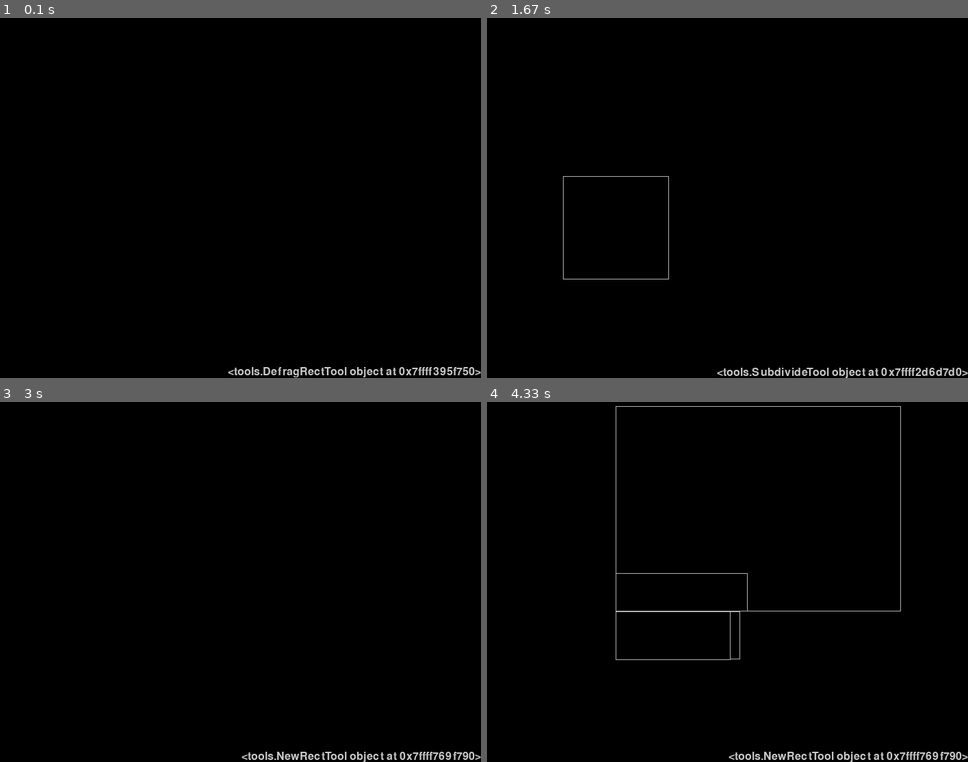
Above: before the commit, frames 1-4 (two rows, left to right).
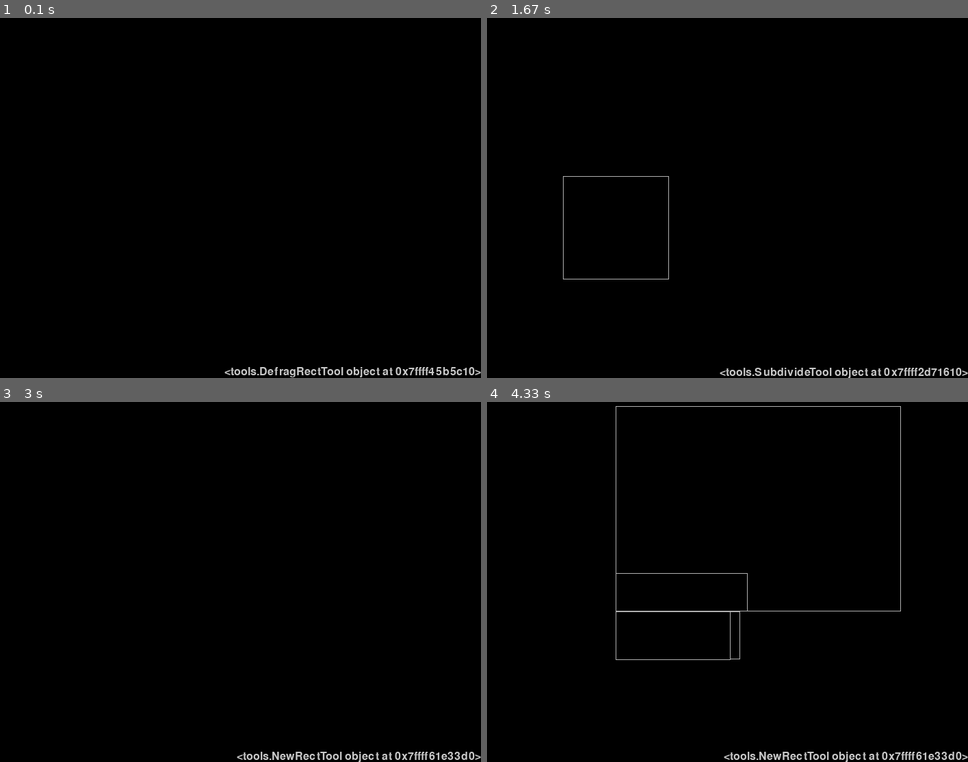
Above: after the commit, the same moments.

Repository: hitbox/scratch
Game: pygame game, started from pygame/shrinkwrap/main.py
The game is run twice, just before and just after one commit, with the same random seed, the same clock (stepped at 60 frames per second) and the same inputs.
Inputs (mouse positions are in pixels of both pictures, inside the frame that each line leads up to):
- Up to frame 1 (0.1 s): no input
- Up to frame 2 (1.67 s): press the mouse at (563, 176) at 0.37 s; move the mouse to (655, 219) at 0.47 s; release the mouse at (746, 262) at 0.6 s; tap Space at 0.67, 1.4 s; press the mouse at (563, 176) at 1.03 s; move the mouse to (616, 226) at 1.13 s; release the mouse at (669, 280) at 1.27 s; click (703, 216) at 1.42 s
- Up to frame 3 (3 s): tap Space at 1.7, 2.23, 2.57, 2.87 s; press the mouse at (129, 610) at 1.87 s; move the mouse to (240, 506) at 1.97 s; release the mouse at (outside the picture) at 2.1 s
- Up to frame 4 (4.33 s): press the mouse at (616, 610) at 3.03 s; move the mouse to (756, 510) at 3.13 s; release the mouse at (900, 405) at 3.27 s; press the mouse at (616, 610) at 3.37 s; move the mouse to (679, 636) at 3.47 s; release the mouse at (741, 657) at 3.6 s; press the mouse at (616, 610) at 3.7 s; move the mouse to (674, 636) at 3.8 s; release the mouse at (732, 661) at 3.93 s; press the mouse at (616, 610) at 4.03 s; move the mouse to (679, 592) at 4.13 s; release the mouse at (746, 574) at 4.27 s

The runs differ from the first frame. In frame 1, 0.7% of the frame differs, in the area x 46-98%, y 96-100%; in frame 2, 0.8%, in the area x 47-98%, y 97-100%; in frame 3, 0.7%; in frame 4, 0.7%.

Commit message:
pygame/polygon_wrap.py
- finally filtered lines down to the outside tracing polygon
- very messy needs work
- chatgpt to resolve connected lines into groups
- pygamelib is messy too
- added vertical rect to rect text file

Diff:
--- a/pygame/polygon_wrap.py
+++ b/pygame/polygon_wrap.py
@@ -4,12 +4,16 @@
 import random
 
 from collections import defaultdict
+from collections import deque
+from pprint import pprint
 
 import pygamelib
 
 from pygamelib import depth_first_search
 from pygamelib import make_graph
+from pygamelib import point_on_axisline
 from pygamelib import pygame
+from pygamelib import unique_paths
 
 global RANDOMIZED_COLORS
 
@@ -379,35 +383,152 @@
         pygame.display.flip()
         elapsed = clock.tick(framerate)
 
+def connected_lines(lines):
+    for line1, line2 in it.combinations(lines, 2):
+        line1_p1, line1_p2 = line1
+        line2_p1, lien2_p2 = line2
+        if line1_p1 == line2_p2:
+            # line2 --> line1
+            # line1_p1 is the end point of line2
+            yield (line2_p1, line2_p2, line1_p2)
+        if line1_p2 == line2_p1:
+            # start of line2 is the end of line1
+            # line2 --> line1
+            yield (line1_p1, line1_p2, line2_p2)
+
+def resolve_connected_lines(lines):
+    graph = {}
+    for line in lines:
+        graph[line] = []
+        for other_line in lines:
+            if line != other_line and do_intersect(line, other_line):
+                graph[line].append(other_line)
+
+    visited = set()
+    groups = []
+
+    for line in lines:
+        if line not in visited:
+            group = []
+            queue = deque([line])
+            while queue:
+                current_line = queue.popleft()
+                group.append(current_line)
+                visited.add(current_line)
+                for neighbor in graph[current_line]:
+                    if neighbor not in visited:
+                        queue.append(neighbor)
+            groups.append(group)
+
+    return groups
+
+def do_intersect(line1, line2):
+    # endpoints are connected
+    return set(line1).intersection(line2)
+
 def run(display_size, framerate, background, shapes):
     points = []
 
     for shape in shapes:
         for line in shape.lines:
             for point in line:
-                if point not in points and not any(other.contains_point(point) for other in shapes if other != shape):
+                if (
+                    point not in points
+                    and not any(
+                        other.contains_point(point)
+                        for other in shapes if other != shape
+                    )
+                ):
                     points.append(point)
 
     for shape1, shape2 in it.combinations(shapes, 2):
         for shape1_line, shape2_line in it.product(shape1.lines, shape2.lines):
             intersection = pygamelib.line_line_intersection(shape1_line, shape2_line)
             if intersection:
-                if not any(other.contains_point(intersection) for other in shapes if other != shape1 and other != shape2):
+                if (
+                    not any(
+                        other.contains_point(intersection)
+                        for other in shapes
+                        if other != shape1 and other != shape2
+                    )
+                ):
                     points.append(intersection)
-
-    from pygamelib import point_on_axisline
 
     lines = []
     for p1, p2 in it.combinations(points, 2):
+        candidate = tuple(sorted((p1, p2)))
+        points_on_line = tuple(p for p in points if point_on_axisline(p, candidate))
+        if len(points_on_line) != 2:
+            continue
         for shape in shapes:
             for line in shape.lines:
                 if point_on_axisline(p1, line) and point_on_axisline(p2, line):
-                    # theres and edge to travel on
-                    candidate = sorted([p1, p2])
+                    # p1 and p2 are on the same line so there's and edge to
+                    # travel on
                     lines.append(candidate)
 
+    # rendered later
+    clips = [
+        pygame.Rect(clip)
+        for shape1, shape2 in it.combinations(shapes, 2)
+        if (clip := shape1.clip(shape2))
+    ]
+
+    #pprint(lines)
+    # remove lines that intersect with any overlaps/clips
+    # NOTES
+    # - think we're picking up the corners and edges
+    todo_remove = []
+    for clip in clips:
+        corners = set(pygamelib.corners(clip))
+        for line in lines:
+            p1, p2 = line
+            if p1 in corners or p2 in corners:
+                continue
+            if any(pygamelib.line_rect_intersections(line, clip)):
+                todo_remove.append(line)
+            elif any(shape.contains_line(line) for shape in shapes):
+                todo_remove.append(line)
+
+    print('todo_remove')
+    pprint(todo_remove)
+    for remove_line in todo_remove:
+        while remove_line in lines:
+            lines.remove(remove_line)
+
+    # fixup for integers and tuples
+    lines = [tuple(tuple(map(int, point)) for point in line) for line in lines]
+
+    graphs = resolve_connected_lines(lines)
+    print('final')
+    pprint(list(enumerate(graphs)))
+
+    font = pygamelib.monospace_font(16)
     clock = pygame.time.Clock()
+    line_index_labels = True
     running = True
+
+    # create a list of colors in an order that alternates between the furthest
+    # away hue
+    stack = [
+        color for color in RANDOMIZED_COLORS
+        if pygame.Color(color).hsva[1:3] == (100, 100)
+    ]
+    colors = [stack.pop()]
+    while stack:
+        def color_dist(c):
+            c = pygame.Color(c)
+            last = pygame.Color(colors[-1])
+            a = c.hsva[0]
+            b = last.hsva[0]
+            return b - a
+        furthest = sorted(stack, key=color_dist)[-1]
+        index = stack.index(furthest)
+        furthest_color = stack.pop(index)
+        colors.append(furthest_color)
+
+    colors = list(it.islice(it.cycle(colors), len(lines)))
+
     screen = pygame.display.set_mode(display_size)
     while running:
         for event in pygame.event.get():
@@ -417,12 +538,31 @@
                 if event.key in (pygame.K_ESCAPE, pygame.K_q):
                     pygamelib.post_quit()
         screen.fill(background)
+        for clip in clips:
+            x, y, w, h = clip
+            image = pygame.Surface((w,h), pygame.SRCALPHA)
+            color = pygame.Color('grey50')
+            color.a = 255 // 5
+            pygame.draw.rect(image, color, (0, 0, w, h), 0)
+            screen.blit(image, (x, y))
         for point in points:
             pygame.draw.circle(screen, 'grey50', point, 8, 0)
         for shape in shapes:
-            shape.draw(screen, 'grey20', 1)
-        for line, color in zip(lines, RANDOMIZED_COLORS):
-            pygame.draw.line(screen, color, *line)
+            shape.draw(screen, 'grey20', 4)
+
+        # sorted by line length
+        #_lines = sorted(lines, key=lambda line: math.dist(line[0], line[1]))
+        for _lines in graphs:
+            for index, (line, color) in enumerate(zip(_lines, colors)):
+                pygame.draw.line(screen, color, *line)
+                if line_index_labels:
+                    text = f'[{index}]'
+                    _background = pygame.Surface(font.size(text), pygame.SRCALPHA)
+                    _background.fill(pygame.Color(color).lerp('black', 0.9))
+                    image = font.render(text, True, color)
+                    _background.blit(image, (0,0))
+                    pos = pygamelib.line_midpoint(line)
+                    screen.blit(_background, _background.get_rect(center=pos))
         pygame.display.flip()
         elapsed = clock.tick(framerate)
 
--- a/pygame/pygamelib.py
+++ b/pygame/pygamelib.py
@@ -950,6 +950,9 @@
     def collides(self, other):
         return rect_collision(self, other)
 
+    def clip(self, other):
+        return rect_clip(self, other)
+
     def contains_point(self, point):
         # point collides without being one of our corners
         rect, *_ = self
@@ -960,6 +963,15 @@
         # - check also not on side/edge line?
         if point not in ((x,y), (r,y), (r,b), (x,b)):
             return pygame.Rect(rect).collidepoint(point)
+
+    def contains_line(self, line):
+        rect, *_ = self
+        x, y, w, h = rect
+        r = x + w
+        b = y + h
+        rect = pygame.Rect(rect)
+        mx, my = line_midpoint(line)
+        return x < mx < r and y < my < b
 
     def collide_point(self, point):
         rect, *_ = self
@@ -2696,7 +2708,18 @@
     line2p1, line2p2 = line2
     return find_intersection(line1p1, line1p2, line2p1, line2p2)
 
-def line_midpoint(p1, p2):
+def line_midpoint(line):
+    p1, p2 = line
+    x1, y1 = p1
+    x2, y2 = p2
+
+    if x1 > x2:
+        x1, x2 = x2, x1
+    if y1 > y2:
+        y1, y2 = y2, y1
+
+    return (x1 + ((x2 - x1) / 2), y1 + ((y2 - y1) / 2))
+
     p1 = pygame.Vector2(p1)
     p2 = pygame.Vector2(p2)
     return p1 + (p2 - p1) / 2
@@ -3074,6 +3097,9 @@
 def rect_collision(r1, r2):
     return pygame.Rect(r1).colliderect(r2)
 
+def rect_clip(r1, r2):
+    return pygame.Rect(r1).clip(r2)
+
 def point_on_axisline(point, line):
     px, py = point
     (x1, y1), (x2, y2) = line
--- a/pygame/simplerects.txt
+++ b/pygame/simplerects.txt
@@ -5,5 +5,8 @@
 200 200 200 200
 300 300 200 200
 
-# portion of rect all the way through another
-50 450 700 100
+# portion of rect all the way through another, horizontally
+50 460 700 100
+
+# ... vertically
+250 50 100 725
